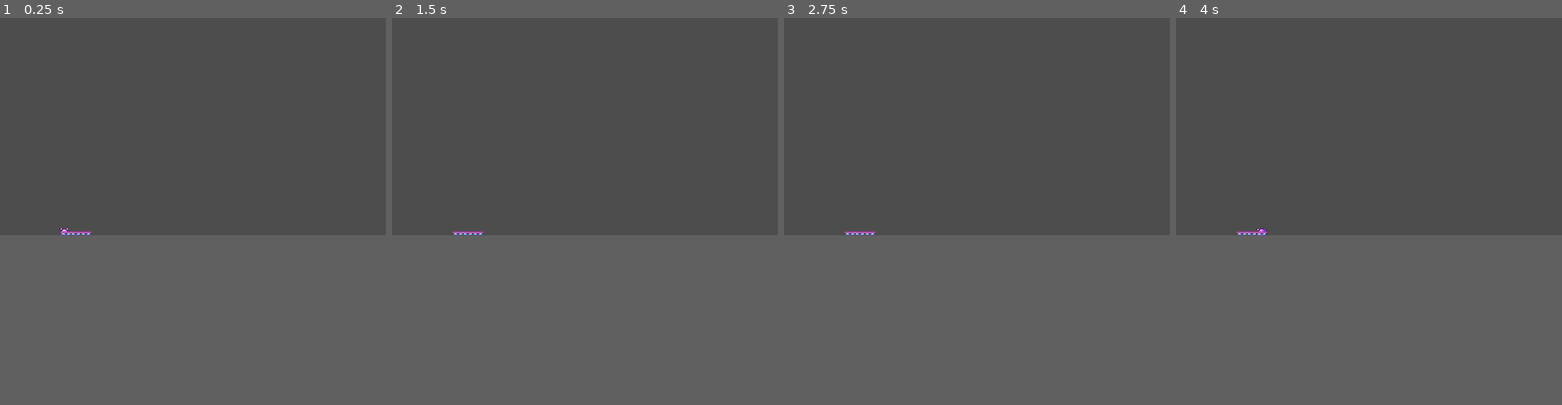
Above: before the commit, frames 1-4 (left to right).
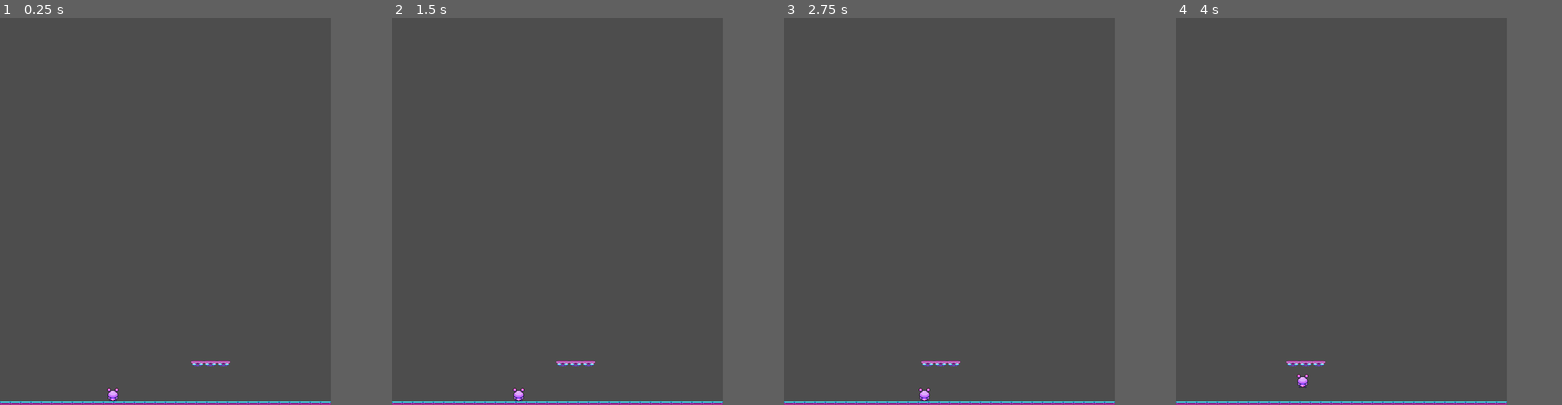
Above: after the commit, the same moments.

Repository: a-novaeva/gamejam-team5
Game: Godot game, scene res://Scenes/level_1.tscn
The game is run twice, just before and just after one commit, with the same random seed, the same clock (stepped at 60 frames per second) and the same inputs.
Inputs:
- Up to frame 1 (0.25 s): no input
- Up to frame 2 (1.5 s): tap Enter at 0.5 s; hold D (move_right) 0.53-1.28 s; tap Space at 1.25 s; hold S (move_down) from 1.28 s (still down)
- Up to frame 3 (2.75 s): tap Enter at 2 s; release S (move_down) at 2.03 s; hold D (move_right) from 2.03 s (still down)
- Up to frame 4 (4 s): tap Space at 2.75 s; release D (move_right) at 2.78 s; hold W (move_up) 2.78-3.53 s; tap Enter at 3.5 s; hold A (move_left) from 3.53 s (still down)
In our replay, the window is 799x449 before the commit and 685x800 after it. These sizes can differ from the game's own. Grey fills any space a smaller window leaves; there, only what the larger window draws over its background counts as a difference.

The runs differ from the first frame. In frame 1, 1.0% of the frame differs, in the area x 0-86%, y 54-100%; in frame 2, 1.0%; in frame 3, 1.0%; in frame 4, 1.0%.

Commit message:
Hahmon liikkuminen ja platformit
Lisätty pari testi platformia sekä hahmon toiminnallisuuteen lisätty platformi interaktiot

Diff:
--- /dev/null
+++ b/gamejam-project/Code/platform.gd
@@ -0,0 +1,15 @@
+extends Area2D
+
+@export var velocity: Vector2 = Vector2(-100, 0)
+
+var screen_min_x: float = -128.0
+var screen_max_x: float = 832.0
+
+func _process(delta: float) -> void:
+	position += velocity * delta
+
+	if velocity.x < 0 and position.x < screen_min_x:
+		position.x = screen_max_x
+
+	elif velocity.x > 0 and position.x > screen_max_x:
+		position.x = screen_min_x
--- a/gamejam-project/Code/player.gd
+++ b/gamejam-project/Code/player.gd
@@ -1,24 +1,28 @@
 extends CharacterBody2D
 
-# Adjust this to match your background tile size in pixels
-@export var tile_size: int = 64
-
-# Controls how fast the visual jump happens
-@export var move_speed: float = 0.15
+@export var tile_size: int = 32
+@export var move_speed: float = 2
 
 var is_moving: bool = false
 var target_position: Vector2 = Vector2.ZERO
+var current_platform: Area2D = null
 
 @onready var sprite: AnimatedSprite2D = $AnimatedSprite2D
 
 func _ready() -> void:
-	position = position.snapped(Vector2(tile_size, tile_size))
-	target_position = position
+	pass
 
 func _physics_process(_delta: float) -> void:
+	if current_platform:
+		if "velocity" in current_platform and current_platform.velocity != Vector2.ZERO:
+			var drift = current_platform.velocity * _delta
+			global_position += drift
+
+			if is_moving:
+				target_position += drift
+
 	if is_moving:
 		position = position.move_toward(target_position, tile_size * (1.0 / move_speed) * _delta)
-
 		if position == target_position:
 			is_moving = false
 			if sprite.is_playing() and sprite.animation == "jump":
@@ -30,32 +34,38 @@
 
 func get_input_direction() -> Vector2:
 	var dir = Vector2.ZERO
-
-	if Input.is_action_just_pressed("move_up"):
-		dir = Vector2.UP
-	elif Input.is_action_just_pressed("move_down"):
-		dir = Vector2.DOWN
-	elif Input.is_action_just_pressed("move_left"):
-		dir = Vector2.LEFT
-	elif Input.is_action_just_pressed("move_right"):
-		dir = Vector2.RIGHT
+	if Input.is_action_just_pressed("move_up"): dir = Vector2.UP
+	elif Input.is_action_just_pressed("move_down"): dir = Vector2.DOWN
+	elif Input.is_action_just_pressed("move_left"): dir = Vector2.LEFT
+	elif Input.is_action_just_pressed("move_right"): dir = Vector2.RIGHT
 	return dir
 
 func move_to_tile(direction: Vector2) -> void:
-	target_position = position + direction * tile_size
+	var next_position = position + direction * tile_size
+
+	var min_x: float = 16.0
+	var max_x: float = 752.0
+	var min_y: float = 16.0
+	var max_y: float = 882.0
+
+	if next_position.x < min_x or next_position.x > max_x:
+		return
+	if next_position.y < min_y or next_position.y > max_y:
+		return
+
+	current_platform = null
+	target_position = next_position
 	is_moving = true
-
-	update_sprite_orientation(direction)
 
 	if sprite.sprite_frames.has_animation("jump"):
 		sprite.play("jump")
 
-func update_sprite_orientation(direction: Vector2) -> void:
-	if direction == Vector2.UP:
-		sprite.rotation_degrees = 0
-	elif direction == Vector2.DOWN:
-		sprite.rotation_degrees = 180
-	elif direction == Vector2.LEFT:
-		sprite.rotation_degrees = 270
-	elif direction == Vector2.RIGHT:
-		sprite.rotation_degrees = 90
+func _on_platform_detector_area_entered(area: Area2D) -> void:
+	if "velocity" in area:
+		current_platform = area
+		if not is_moving:
+			target_position.y = area.global_position.y
+
+func _on_platform_detector_area_exited(area: Area2D) -> void:
+	if current_platform == area:
+		current_platform = null
--- /dev/null
+++ b/gamejam-project/Code/static_platform.gd
@@ -0,0 +1,3 @@
+extends Area2D
+
+var velocity: Vector2 = Vector2.ZERO
--- a/gamejam-project/Scenes/level_1.tscn
+++ b/gamejam-project/Scenes/level_1.tscn
@@ -1,12 +1,36 @@
-[gd_scene load_steps=3 format=3 uid="uid://rnk4rcy4lknc"]
+[gd_scene load_steps=5 format=3 uid="uid://rnk4rcy4lknc"]
 
 [ext_resource type="PackedScene" uid="uid://ojqkh1fp1khg" path="res://Scenes/player.tscn" id="1_vk57k"]
 [ext_resource type="PackedScene" uid="uid://dhh6qvsvlhvft" path="res://Scenes/spaceplatform3.tscn" id="2_8ffim"]
+[ext_resource type="Script" uid="uid://1fnlhfhkvwm" path="res://Code/platform.gd" id="3_xfk5q"]
+[ext_resource type="PackedScene" uid="uid://p80odyal5lgg" path="res://Scenes/static_platform.tscn" id="4_7p6j4"]
 
 [node name="Level1" type="Node2D"]
 
 [node name="Spacefrog" parent="." instance=ExtResource("1_vk57k")]
-position = Vector2(210, 615)
+position = Vector2(262, 872)
+move_speed = 0.15
 
-[node name="Spaceplatform3" parent="." instance=ExtResource("2_8ffim")]
-position = Vector2(164, 619)
+[node name="Platforms" type="Node2D" parent="."]
+
+[node name="Spaceplatform3" parent="Platforms" instance=ExtResource("2_8ffim")]
+position = Vector2(500, 800)
+script = ExtResource("3_xfk5q")
+velocity = Vector2(-50, 0)
+
+[node name="StaticPlatform" parent="Platforms" instance=ExtResource("4_7p6j4")]
+position = Vector2(84, 891)
+
+[node name="StaticPlatform2" parent="Platforms" instance=ExtResource("4_7p6j4")]
+position = Vector2(252, 891)
+
+[node name="StaticPlatform3" parent="Platforms" instance=ExtResource("4_7p6j4")]
+position = Vector2(420, 891)
+
+[node name="StaticPlatform4" parent="Platforms" instance=ExtResource("4_7p6j4")]
+position = Vector2(588, 891)
+
+[node name="StaticPlatform5" parent="Platforms" instance=ExtResource("4_7p6j4")]
+position = Vector2(756, 891)
+
+[editable path="Platforms/Spaceplatform3"]
--- a/gamejam-project/Scenes/player.tscn
+++ b/gamejam-project/Scenes/player.tscn
@@ -28,7 +28,11 @@
 [sub_resource type="RectangleShape2D" id="RectangleShape2D_r47xg"]
 size = Vector2(24, 31)
 
+[sub_resource type="RectangleShape2D" id="RectangleShape2D_cvnsp"]
+size = Vector2(24, 2.4157295)
+
 [node name="Player" type="CharacterBody2D"]
+collision_mask = 6
 script = ExtResource("1_cvnsp")
 
 [node name="AnimatedSprite2D" type="AnimatedSprite2D" parent="."]
@@ -39,3 +43,14 @@
 [node name="CollisionShape2D" type="CollisionShape2D" parent="."]
 position = Vector2(0, 0.5)
 shape = SubResource("RectangleShape2D_r47xg")
+
+[node name="PlatformDetector" type="Area2D" parent="."]
+collision_layer = 0
+collision_mask = 4
+
+[node name="CollisionShape2D" type="CollisionShape2D" parent="PlatformDetector"]
+position = Vector2(2.3841858e-07, 16.792135)
+shape = SubResource("RectangleShape2D_cvnsp")
+
+[connection signal="area_entered" from="PlatformDetector" to="." method="_on_platform_detector_area_entered"]
+[connection signal="area_exited" from="PlatformDetector" to="." method="_on_platform_detector_area_exited"]
--- a/gamejam-project/Scenes/spaceplatform3.tscn
+++ b/gamejam-project/Scenes/spaceplatform3.tscn
@@ -6,25 +6,27 @@
 size = Vector2(91, 13)
 
 [node name="Spaceplatform3" type="Area2D"]
+collision_layer = 4
+collision_mask = 0
 
 [node name="Lautta" type="Sprite2D" parent="."]
-position = Vector2(33, 24)
+position = Vector2(-29, 0)
 texture = ExtResource("1_vpuvc")
 region_enabled = true
 region_rect = Rect2(0, 7.3751926, 31.503971, 13.239759)
 
 [node name="Lautta2" type="Sprite2D" parent="."]
-position = Vector2(62, 24)
+position = Vector2(1, 0)
 texture = ExtResource("1_vpuvc")
 region_enabled = true
 region_rect = Rect2(0, 7.3751926, 31.503971, 13.239759)
 
 [node name="Lautta3" type="Sprite2D" parent="."]
-position = Vector2(92, 24)
+position = Vector2(31, 0)
 texture = ExtResource("1_vpuvc")
 region_enabled = true
 region_rect = Rect2(0, 7.3751926, 31.503971, 13.239759)
 
 [node name="CollisionShape2D" type="CollisionShape2D" parent="."]
-position = Vector2(62.5, 23.5)
+position = Vector2(1, 0)
 shape = SubResource("RectangleShape2D_vpuvc")
--- /dev/null
+++ b/gamejam-project/Scenes/static_platform.tscn
@@ -0,0 +1,56 @@
+[gd_scene load_steps=4 format=3 uid="uid://p80odyal5lgg"]
+
+[ext_resource type="Script" uid="uid://ddhawg0jyvgm6" path="res://Code/static_platform.gd" id="1_jm10p"]
+[ext_resource type="Texture2D" uid="uid://wi41hi3pxva4" path="res://Sprites/lautta2.png" id="2_36tcy"]
+
+[sub_resource type="RectangleShape2D" id="RectangleShape2D_aufn6"]
+size = Vector2(168, 8)
+
+[node name="StaticPlatform" type="Area2D"]
+collision_layer = 4
+collision_mask = 0
+script = ExtResource("1_jm10p")
+
+[node name="Lautta2" type="Sprite2D" parent="."]
+position = Vector2(-72, 0)
+texture = ExtResource("2_36tcy")
+region_enabled = true
+region_rect = Rect2(3.605423, 12.049813, 24.823494, 8.472688)
+
+[node name="Lautta3" type="Sprite2D" parent="."]
+position = Vector2(-48, 0)
+texture = ExtResource("2_36tcy")
+region_enabled = true
+region_rect = Rect2(3.605423, 12.049813, 24.823494, 8.472688)
+
+[node name="Lautta4" type="Sprite2D" parent="."]
+position = Vector2(-24, 0)
+texture = ExtResource("2_36tcy")
+region_enabled = true
+region_rect = Rect2(3.605423, 12.049813, 24.823494, 8.472688)
+
+[node name="Lautta5" type="Sprite2D" parent="."]
+texture = ExtResource("2_36tcy")
+region_enabled = true
+region_rect = Rect2(3.605423, 12.049813, 24.823494, 8.472688)
+
+[node name="Lautta6" type="Sprite2D" parent="."]
+position = Vector2(24, 0)
+texture = ExtResource("2_36tcy")
+region_enabled = true
+region_rect = Rect2(3.605423, 12.049813, 24.823494, 8.472688)
+
+[node name="Lautta7" type="Sprite2D" parent="."]
+position = Vector2(48, 0)
+texture = ExtResource("2_36tcy")
+region_enabled = true
+region_rect = Rect2(3.605423, 12.049813, 24.823494, 8.472688)
+
+[node name="Lautta8" type="Sprite2D" parent="." groups=["platforms"]]
+position = Vector2(72, 0)
+texture = ExtResource("2_36tcy")
+region_enabled = true
+region_rect = Rect2(3.605423, 12.049813, 24.823494, 8.472688)
+
+[node name="CollisionShape2D" type="CollisionShape2D" parent="."]
+shape = SubResource("RectangleShape2D_aufn6")
--- a/gamejam-project/project.godot
+++ b/gamejam-project/project.godot
@@ -14,6 +14,11 @@
 run/main_scene="uid://rnk4rcy4lknc"
 config/features=PackedStringArray("4.5", "Mobile")
 config/icon="res://icon.svg"
+
+[display]
+
+window/size/viewport_width=768
+window/size/viewport_height=896
 
 [input]
 
@@ -42,6 +47,12 @@
 ]
 }
 
+[layer_names]
+
+2d_physics/layer_1="Player"
+2d_physics/layer_2="Hazards"
+2d_physics/layer_3="Platforms"
+
 [rendering]
 
 renderer/rendering_method="mobile"
Not shown, added: gamejam-project/Code/platform.gd.uid
Not shown, added: gamejam-project/Code/static_platform.gd.uid
Not shown: 1 places in gamejam-project/Scenes/player.tscn that only renumber resources
